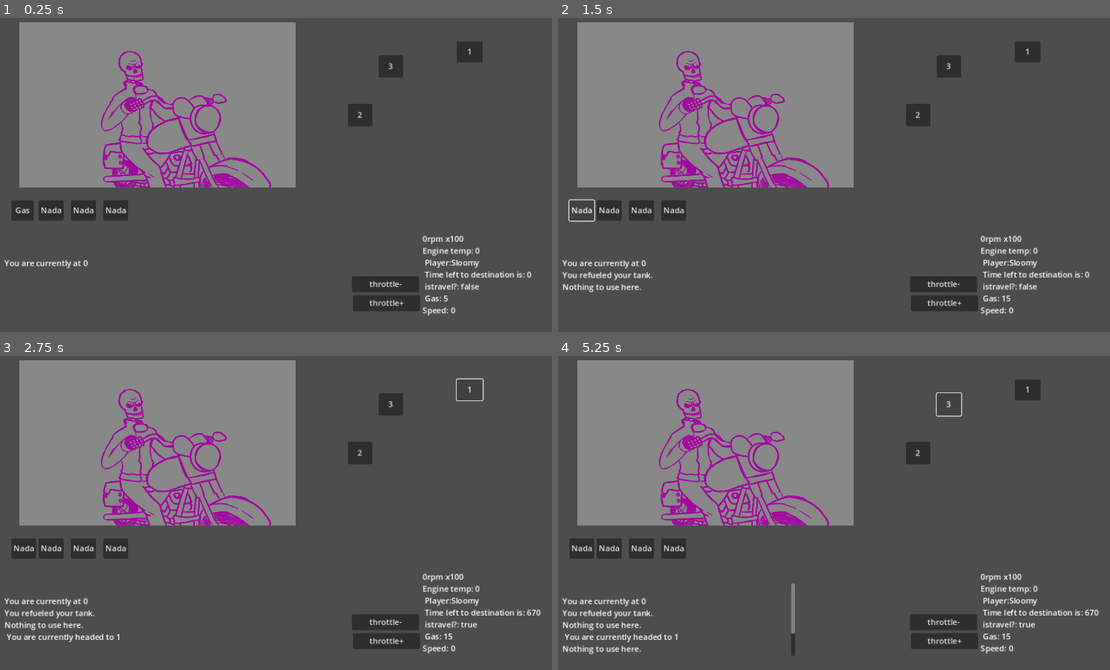
Above: before the commit, frames 1-4 (two rows, left to right).
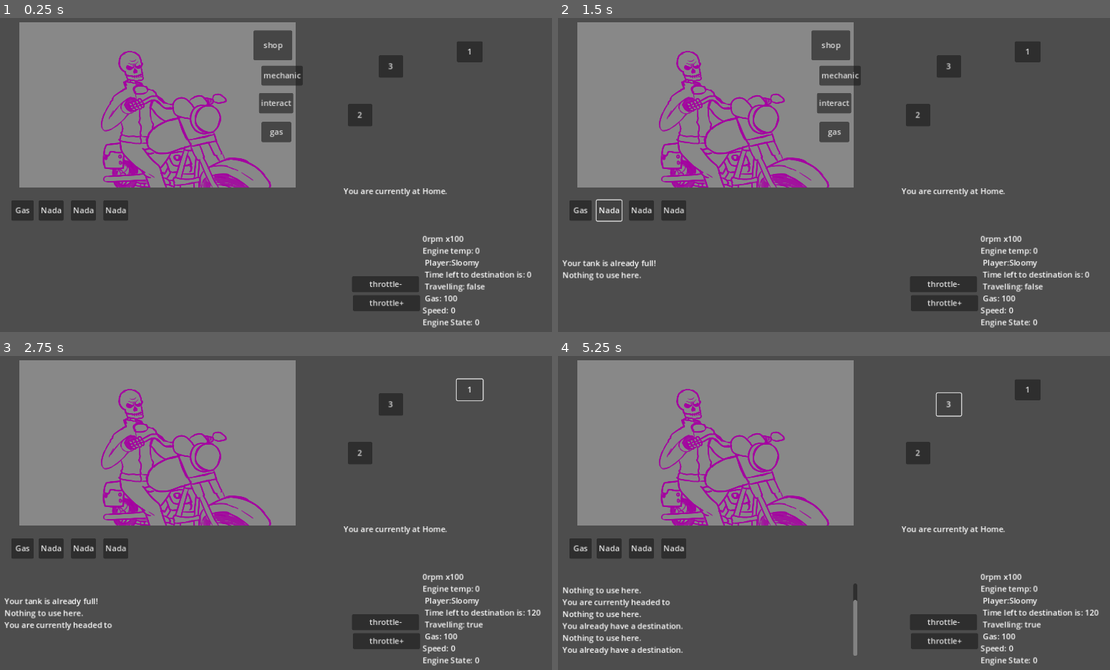
Above: after the commit, the same moments.

Repository: sloomy-chan/road-trip
Game: Godot game, scene res://main.tscn
Two runs of this game, one before a commit and one after it. Both use one fixed random seed, a clock stepped at 60 frames per second and the inputs below.
Inputs:
- Up to frame 1 (0.25 s): no input
- Up to frame 2 (1.5 s): click "Gas" at 0.5 s; click "Nada" at 1.25 s
- Up to frame 3 (2.75 s): click "1" at 2 s
- Up to frame 4 (5.25 s): click "Nada" at 2.75 s; click "2" at 3.5 s; click "Nada" at 4.25 s; click "3" at 5 s

The runs differ from the first frame. In frame 1, 2.5% of the frame differs, in the area x 0-88%, y 3-99%; in frame 2, 3.0%; in frame 3, 1.4%; in frame 4, 2.3%.

Commit message:
Proof of concept pronto.

Diff:
--- a/city.gd
+++ /dev/null
@@ -1,6 +0,0 @@
-extends Node2D
-@onready var player = get_node("root/main/PlayerManager")
-
-# Called every frame. 'delta' is the elapsed time since the previous frame.
-func _process(delta: float) -> void:
-	pass
--- a/city.tscn
+++ /dev/null
@@ -1,6 +0,0 @@
-[gd_scene load_steps=2 format=3 uid="uid://cuwogci2gi0mo"]
-
-[ext_resource type="Script" path="res://city.gd" id="1_80ju4"]
-
-[node name="city" type="Node2D"]
-script = ExtResource("1_80ju4")
--- a/main.tscn
+++ b/main.tscn
@@ -1,17 +1,23 @@
-[gd_scene load_steps=6 format=3 uid="uid://bafesg0112kju"]
+[gd_scene load_steps=7 format=3 uid="uid://bafesg0112kju"]
 
-[ext_resource type="Script" path="res://throttle control/player_manager.gd" id="2_344h7"]
-[ext_resource type="PackedScene" uid="uid://cfcbwvdcyy3ko" path="res://inv.tscn" id="2_v0nlm"]
-[ext_resource type="Script" path="res://throttle control/buttonMan.gd" id="4_6bvhk"]
-[ext_resource type="Script" path="res://map/mapItem.gd" id="5_caikj"]
+[ext_resource type="PackedScene" uid="uid://csyo6ego73ddr" path="res://map.tscn" id="1_mqp60"]
+[ext_resource type="PackedScene" uid="uid://cuwogci2gi0mo" path="res://map/city.tscn" id="2_52mnt"]
+[ext_resource type="Script" path="res://player stuff/player_manager.gd" id="2_344h7"]
+[ext_resource type="PackedScene" uid="uid://cfcbwvdcyy3ko" path="res://player stuff/inv.tscn" id="2_v0nlm"]
+[ext_resource type="Script" path="res://player stuff/engineMan.gd" id="4_6bvhk"]
 [ext_resource type="Texture2D" uid="uid://nnfh8i2qponf" path="res://sprites/Olavo.png" id="5_pyrfo"]
 
 [node name="main" type="Node2D"]
 
+[node name="map" parent="." instance=ExtResource("1_mqp60")]
+
 [node name="PlayerManager" type="Node2D" parent="."]
 script = ExtResource("2_344h7")
 playerName = "Sloomy"
-bikeGas = 5
+bikeGas = 100
+
+[node name="city" parent="." instance=ExtResource("2_52mnt")]
+position = Vector2(203, -33)
 
 [node name="inv" parent="." instance=ExtResource("2_v0nlm")]
 position = Vector2(-187, 96)
@@ -35,49 +41,30 @@
 "
 script = ExtResource("4_6bvhk")
 
+[node name="CityName" type="RichTextLabel" parent="."]
+offset_left = 711.0
+offset_top = 326.0
+offset_right = 1118.0
+offset_bottom = 381.0
+fit_content = true
+scroll_active = false
+
 [node name="Messages" type="RichTextLabel" parent="."]
 offset_left = 29.0
 offset_top = 471.0
-offset_right = 497.0
+offset_right = 622.0
 offset_bottom = 617.0
+scroll_following = true
 
 [node name="EngStats" type="RichTextLabel" parent="."]
 offset_left = 870.0
 offset_top = 446.0
 offset_right = 1138.0
 offset_bottom = 630.0
-
-[node name="1" type="Button" parent="."]
-offset_left = 939.0
-offset_top = 60.0
-offset_right = 991.0
-offset_bottom = 102.0
-text = "1"
-script = ExtResource("5_caikj")
-mapID = 1
-metadata/_edit_use_anchors_ = true
-
-[node name="2" type="Button" parent="."]
-offset_left = 720.0
-offset_top = 186.0
-offset_right = 769.0
-offset_bottom = 231.0
-text = "2"
-script = ExtResource("5_caikj")
-mapID = 2
-metadata/_edit_use_anchors_ = true
-
-[node name="3" type="Button" parent="."]
-offset_left = 782.0
-offset_top = 88.0
-offset_right = 831.0
-offset_bottom = 133.0
-text = "3"
-script = ExtResource("5_caikj")
-mapID = 3
-metadata/_edit_use_anchors_ = true
+fit_content = true
 
 [node name="Olavo" type="Sprite2D" parent="."]
+z_index = -1
 position = Vector2(337, 188)
 scale = Vector2(0.5565, 0.5525)
 texture = ExtResource("5_pyrfo")
--- /dev/null
+++ b/map.tscn
@@ -0,0 +1,35 @@
+[gd_scene load_steps=2 format=3 uid="uid://csyo6ego73ddr"]
+
+[ext_resource type="Script" path="res://map/mapItem.gd" id="1_ftjsj"]
+
+[node name="map" type="Node2D"]
+
+[node name="1" type="Button" parent="."]
+offset_left = 939.0
+offset_top = 60.0
+offset_right = 991.0
+offset_bottom = 102.0
+text = "1"
+script = ExtResource("1_ftjsj")
+mapID = 1
+metadata/_edit_use_anchors_ = true
+
+[node name="2" type="Button" parent="."]
+offset_left = 720.0
+offset_top = 186.0
+offset_right = 769.0
+offset_bottom = 231.0
+text = "2"
+script = ExtResource("1_ftjsj")
+mapID = 2
+metadata/_edit_use_anchors_ = true
+
+[node name="3" type="Button" parent="."]
+offset_left = 782.0
+offset_top = 88.0
+offset_right = 831.0
+offset_bottom = 133.0
+text = "3"
+script = ExtResource("1_ftjsj")
+mapID = 3
+metadata/_edit_use_anchors_ = true
--- /dev/null
+++ b/map/city.gd
@@ -0,0 +1,26 @@
+extends Node2D
+@onready var player = get_node("/root/main/PlayerManager")
+@onready var inv = get_node("/root/main/inv")
+var currCity_name:String
+var nextCity_name:String
+
+func _process(_delta: float) -> void:
+	_name_picker()
+
+func _name_picker():
+	match player.currPos:
+		0:
+			currCity_name = "Home."
+		1:
+			currCity_name = "Milho Verde"
+		2:
+			currCity_name = "Caralheiros"
+		3:
+			currCity_name = "Nova Jordan"
+	match player.nextPos:
+		1:
+			nextCity_name = "Milho verde"
+		2:
+			nextCity_name = "Caralheiros"
+		3:
+			nextCity_name = "Nova Jordan"
--- /dev/null
+++ b/map/city.tscn
@@ -0,0 +1,44 @@
+[gd_scene load_steps=3 format=3 uid="uid://cuwogci2gi0mo"]
+
+[ext_resource type="Script" path="res://map/city.gd" id="1_80ju4"]
+[ext_resource type="Script" path="res://map/cty_interact.gd" id="2_hejej"]
+
+[node name="city" type="Node2D"]
+script = ExtResource("1_80ju4")
+
+[node name="shop" type="Button" parent="."]
+offset_left = 327.0
+offset_top = 71.0
+offset_right = 405.0
+offset_bottom = 131.0
+text = "shop"
+script = ExtResource("2_hejej")
+buttonType = 1
+
+[node name="rest" type="Button" parent="."]
+offset_left = 343.0
+offset_top = 142.0
+offset_right = 396.0
+offset_bottom = 182.0
+text = "mechanic
+"
+script = ExtResource("2_hejej")
+buttonType = 3
+
+[node name="interact" type="Button" parent="."]
+offset_left = 338.0
+offset_top = 197.0
+offset_right = 398.0
+offset_bottom = 238.0
+text = "interact"
+script = ExtResource("2_hejej")
+buttonType = 2
+
+[node name="gas" type="Button" parent="."]
+offset_left = 343.0
+offset_top = 255.0
+offset_right = 403.0
+offset_bottom = 296.0
+text = "gas"
+script = ExtResource("2_hejej")
+buttonType = 4
--- /dev/null
+++ b/map/cty_interact.gd
@@ -0,0 +1,33 @@
+extends Button
+@onready var cityButton = self
+var man
+@export var buttonType = 0
+
+func _ready() -> void:
+	man = self.get_parent()
+	cityButton.pressed.connect(self._city_pressed)
+
+func _process(_delta: float) -> void:
+	if man.player.isTravel == true && man.player.timer > 0:
+		self.visible = false
+	else:
+		self.visible = true
+
+func _city_pressed() -> void:
+	match buttonType:
+		1:
+			man.player.mess.add_text(str("\nBought some gas."))
+			man.inv._add_item()
+			print("shop")
+		2:
+			man.player.mess.add_text(str("\nThis is the city of ", man.currCity_name))
+			print("city")
+		3:
+			man.player.mess.add_text(str("\nA mechanic fixed your bike."))
+			man.player.eng_state = 0
+			man.player.temp = 0
+			print("rest")
+		4:
+			man.player.mess.add_text(str("\nYou refueled your bike."))
+			print("gas")
+			man.player.bikeGas += 100-man.player.bikeGas
--- a/map/mapItem.gd
+++ b/map/mapItem.gd
@@ -8,7 +8,7 @@
 	mapButton.pressed.connect(self._map_selected)
 
 func _process(_delta: float) -> void:
-	if player.timer <= 0.0:
+	if player.timer <= 0.0 && player.isTravel == false:
 		player.currPos = player.nextPos
 
 func _map_selected():
@@ -16,12 +16,30 @@
 		player.nextPos = mapID
 		match mapID:
 			1:
-				player.timer += 670
+				match player.currPos:
+					0:
+						player.timer += 120
+					2:
+						player.timer += 790
+					3:
+						player.timer += 350
 			2:
-				player.timer += 450
+				match player.currPos:
+					0:
+						player.timer += 120
+					1:
+						player.timer += 790
+					3:
+						player.timer += 350
 			3:
-				player.timer += 690
+				match player.currPos:
+					0:
+						player.timer += 120
+					1:
+						player.timer += 350
+					2:
+						player.timer += 280
 	if player.isTravel == false:
-		player.mess.add_text(str("\n You are currently headed to ", player.nextPos))
+		player.mess.add_text(str("\nYou are currently headed to ", player.city.nextCity_name))
 	else:
-		player.mess.add_text(str("\n You already have a destination."))
+		player.mess.add_text(str("\nYou already have a destination."))
--- a/inv.tscn
+++ b/player stuff/inv.tscn
@@ -1,7 +1,7 @@
 [gd_scene load_steps=3 format=3 uid="uid://cfcbwvdcyy3ko"]
 
-[ext_resource type="Script" path="res://inv.gd" id="1_0st73"]
-[ext_resource type="Script" path="res://invBlock.gd" id="2_uqry6"]
+[ext_resource type="Script" path="res://player stuff/inv.gd" id="1_0st73"]
+[ext_resource type="Script" path="res://player stuff/invBlock.gd" id="2_uqry6"]
 
 [node name="inv" type="Node2D"]
 script = ExtResource("1_0st73")
--- a/throttle control/player_manager.gd
+++ b/player stuff/player_manager.gd
@@ -1,10 +1,15 @@
 extends Node2D
+#pega os nodes necessários
 @onready var stats = get_node("/root/main/EngStats")
 @onready var mess = get_node("/root/main/Messages")
+@onready var ctyName = get_node("/root/main/CityName")
+@onready var city = get_node("/root/main/city")
+
+#variáveis básicas
 @export var playerName = ""
 var speed = 0
 @export var bikeGas = 2
-@export var engRpm = 0
+var engRpm = 0
 var isTravel = false
 var currPos = 0
 var mod: float #É o modificador de consumo de combustível
@@ -16,13 +21,17 @@
 var event_timer = 10
 var eventNmbr = 10
 var speed_limit: float
+#variáveis da durabilidade do motor
+var eng_state = 0
+var temp_mod = 0
 
 func _process(delta: float) -> void:
 	#Configura o texto das caixas de texto.
-	mess.set_text(str("\nYou are currently at ", currPos))
-	stats.set_text(str(engRpm, "rpm x100", "\nEngine temp: ",sn …(66 unchanged characters)… ination is: ", snappedf(timer, 0.1),"\n istravel?: ", isTravel, "\n Gas: ", snappedf(bikeGas, 0.1), "\nSpeed: ", snappedf(speed, 1)))
+	ctyName.set_text(str("\nYou are currently at ", city.currCity_name))
+	stats.set_text(str(engRpm, "rpm x100", "\nEngine temp: ",sn …(66 unchanged characters)… ination is: ", snappedf(timer, 0.1),"\n Travelling: ", isTravel, "\n Gas: ", snappedf(bikeGas, 0.1), "\nSpeed: ", snappedf(speed, 1), "\nEngine State: ", snappedf(eng_state, 1)))
 
 	#Funções que rodam em todo frame
+	_eng_durability(delta)
 	_rpm_multi(delta)
 	_gas(delta)
 	_speed_calc(delta)
@@ -66,65 +75,50 @@
 	match engRpm:
 		0:
 			if speed > 0:
-				speed -= 30 * delta
-		10:
-			speed_limit = 10
-		20:
-			speed_limit = 17
-		30:
-			speed_limit = 24
-		40:
-			speed_limit = 36
-		50:
-			speed_limit = 48
-		60:
-			speed_limit = 58
-		70:
-			speed_limit = 70
-		80:
-			speed_limit = 85
-		90:
-			speed_limit = 98
-		100:
-			speed_limit = 130
-	if speed < speed_limit:
+				speed -= (20-(engRpm * 0.1)) * delta
+			else:
+				pass
+
+	speed_limit = engRpm + ((engRpm * 0.30) + smod) - temp_mod
+
+	if speed < speed_limit && engRpm > 0:
 		speed += (2 * (engRpm * 0.07) + smod) * delta
-	else:
+	else: if speed > 0:
 		speed -= (3 + (engRpm *.03)) * delta
 
 func _eng_temp(delta):
-	if engRpm > 0 && temp < 15:
-		temp += (0.5 * (engRpm * 0.01)) * delta
-	if engRpm == 0 && temp > 0:
-		temp -= 0.05 * delta
+		if engRpm > 0 && temp < 15:
+			temp += (0.87 * (engRpm * 0.013) - speed * 0.007) * delta
+		if engRpm == 0 && temp > 0:
+			temp -= 0.1 * delta
 
-	match temp:
-		7:
-			mess.add_text(str("\nYour engine is in its ideal temperature."))
-			print("temp good")
-		11:
-			mess.add_text(str("\nYour engine is slightly hot"))
-			print("temp hot")
-		15.0:
-			mess.add_text(str("\nYour engine is overheating! Careful with the throttle!"))
-			print("OH SHITTT")
+
+func _eng_durability(delta):
+	if engRpm > 0 && temp >6 && eng_state < 100:
+		eng_state += (temp * 0.1) * delta
+	if eng_state > 60 && speed > 0:
+		temp_mod = (eng_state * 0.35)
+	else:
+		temp_mod = 0
 
 func _event_generator():
 	match eventNmbr:
 		0:
 			mess.add_text(str("\nThe view is beautiful."))
+			smod = 0
 		1:
 			mess.add_text(str("\nYou can feel the wind in your clothes"))
+			smod = 0
 		2:
 			mess.add_text(str("\nHey :)"))
+			smod = 0
 		3:
 			mess.add_text(str("\nYou're currently going up a hill."))
-			mod = 0.3
-			engRpm -= 10
+			if engRpm > 0 && speed_limit > 5:
+				temp_mod += 8
 		4:
 			mess.add_text(str("\nYour bike seems happy."))
+			smod = 0
 		5:
 			mess.add_text(str("\nYou're currently downhill."))
-			speed_limit += 30
-			smod = 1
-			engRpm += 10
+			smod = 10
--- a/throttle control/throttle.tscn
+++ b/player stuff/throttle.tscn
@@ -1,7 +1,7 @@
 [gd_scene load_steps=3 format=3 uid="uid://ciy1xcdky83gd"]
 
-[ext_resource type="Script" path="res://throttle control/player_manager.gd" id="1_nw11d"]
-[ext_resource type="Script" path="res://throttle control/buttonMan.gd" id="2_yrthk"]
+[ext_resource type="Script" path="res://player stuff/player_manager.gd" id="1_nw11d"]
+[ext_resource type="Script" path="res://player stuff/engineMan.gd" id="2_yrthk"]
 
 [node name="throttle" type="Node2D"]
 metadata/_edit_vertical_guides_ = [635.0]
--- a/project.godot
+++ b/project.godot
@@ -17,5 +17,4 @@
 
 [display]
 
-window/size/mode=3
 window/stretch/mode="canvas_items"
Not shown, added: export_presets.cfg
Renamed: store.tscn -> map/store.tscn
Renamed: throttle control/buttonMan.gd -> player stuff/engineMan.gd
Renamed: inv.gd -> player stuff/inv.gd
Renamed: invBlock.gd -> player stuff/invBlock.gd
